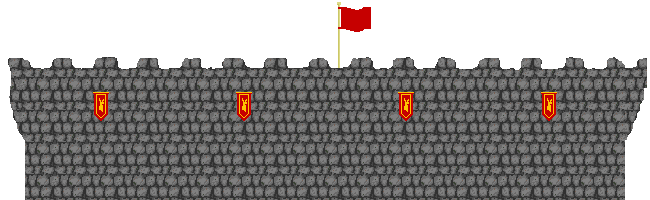
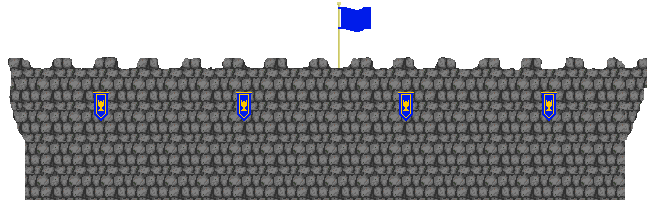
Layer changes from the first 650×200 image to the second:
showed "blue flags left copy" over (x1=93, y1=93, x2=252, y2=121)
showed "blue flags right copy" over (x1=398, y1=93, x2=557, y2=121)
hid "red flags left copy" over (x1=93, y1=93, x2=252, y2=121)
hid "red flags right copy" over (x1=398, y1=93, x2=557, y2=121)
showed "blueflag" over (x1=338, y1=7, x2=371, y2=32)
hid "redflag" over (x1=338, y1=7, x2=371, y2=32)
